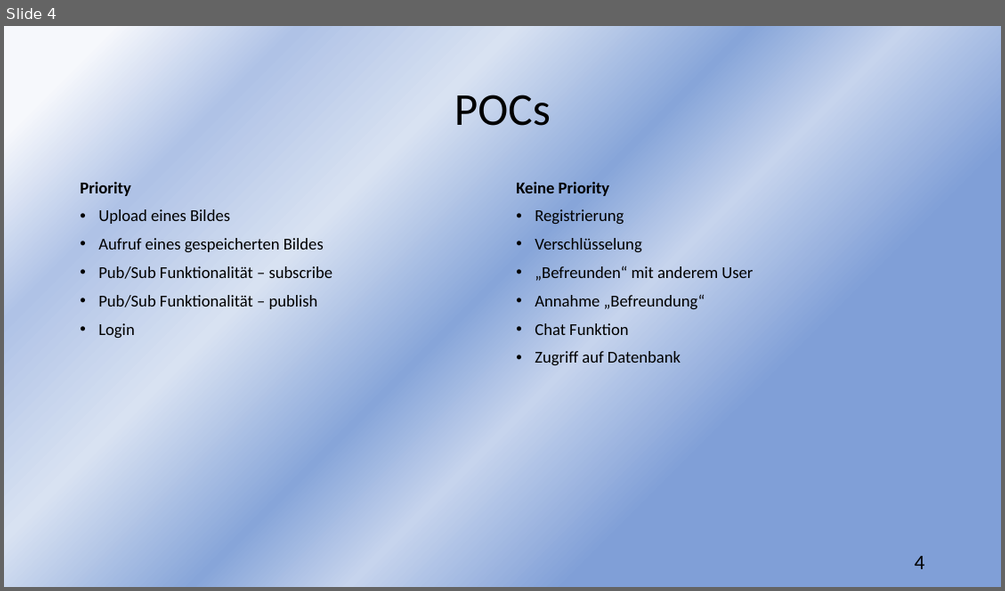
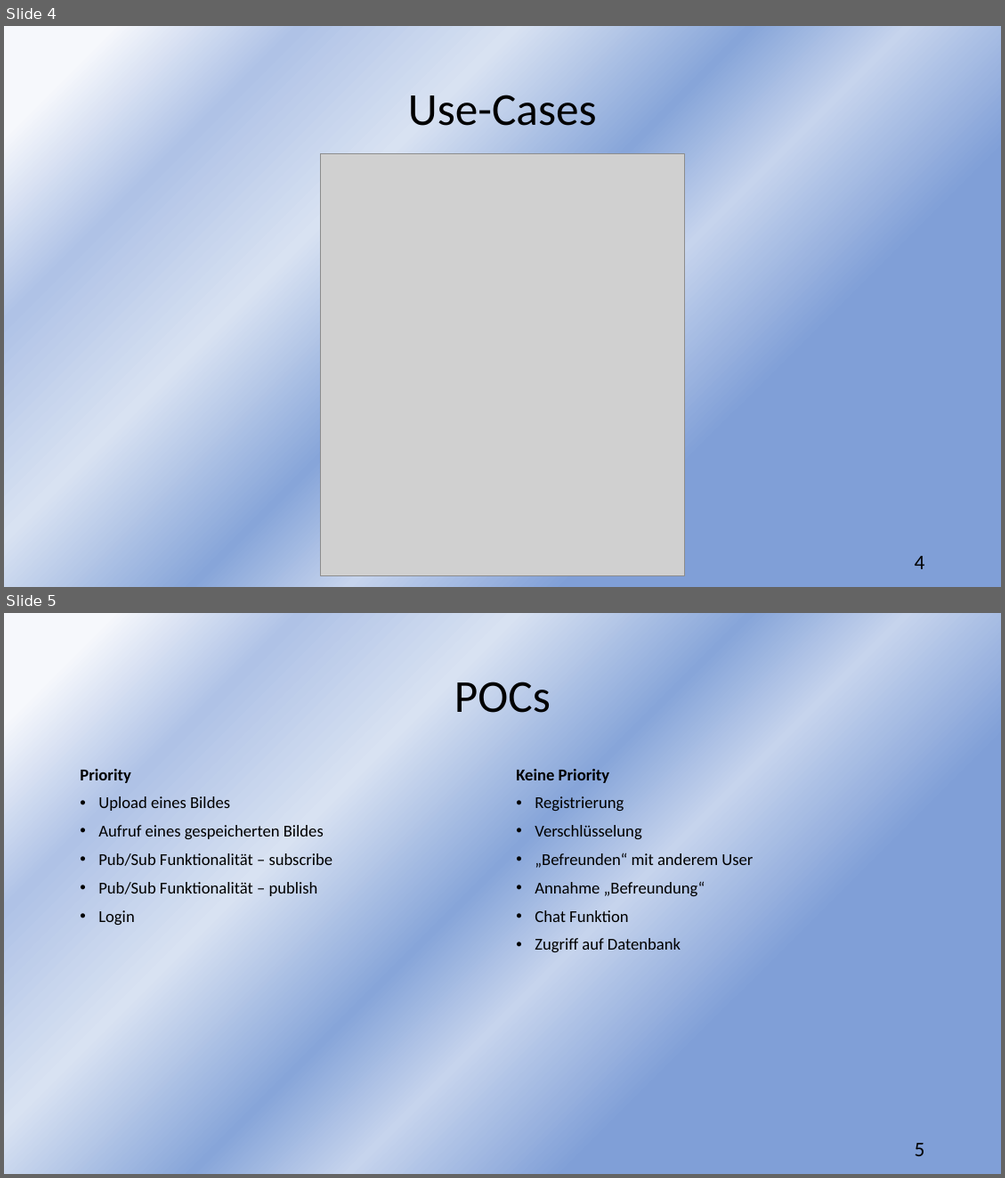
Before and after one commit to sebastiankoch10/EPWS2223HausenKochZimmer, a slide deck: Audits/EPWS2223HausenKochZimmer Audit 3.pptx. Shown one above the other, each under a label of ours: slide 4 before the commit, slides 4 and 5 after it. The pictures are 1005x591 and 1005x1178 pixels, drawn with LibreOffice and Linux fonts; fonts in the diff are those of the drawing; grey boxes stand for pictures. Boxes give left, top, right and bottom in pixels: in the first picture for what was removed or moved away, otherwise in the second. Text is boxed around its words. In the diff, an @@ line names an element or a change of style, - is before the commit and + after.

```diff
--- a/Audits/EPWS2223HausenKochZimmer Audit 3.pptx
+++ b/Audits/EPWS2223HausenKochZimmer Audit 3.pptx
@@ slide 4 added at [4, 26, 1001, 587], background gradient #F6F8FC to #AFC2E6 to #D8E2F2 to #87A5D9 to #C6D4ED to #809FD7 @@
@@ title added at [408, 95, 597, 126], 44 pt, text #000000 @@
+Use-Cases
@@ picture added at [320, 154, 685, 576] @@
@@ page number added at [914, 556, 925, 569], 20 pt, text #000000 @@
+4
@@ what was slide 4 is now slide 5 @@
@@ page number at [914, 1143, 925, 1156]: text changed @@
-4
+5
```
